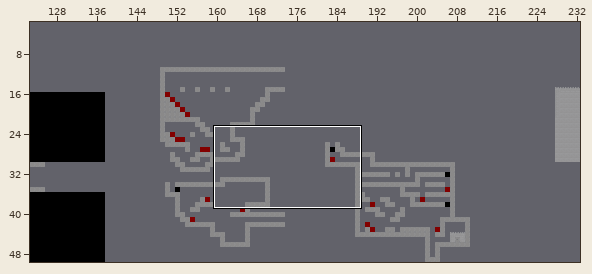
Tiled map: map/map04.tmx. Above: a wide view before the commit, with the close-up outlined.
Close-up. Earlier state:
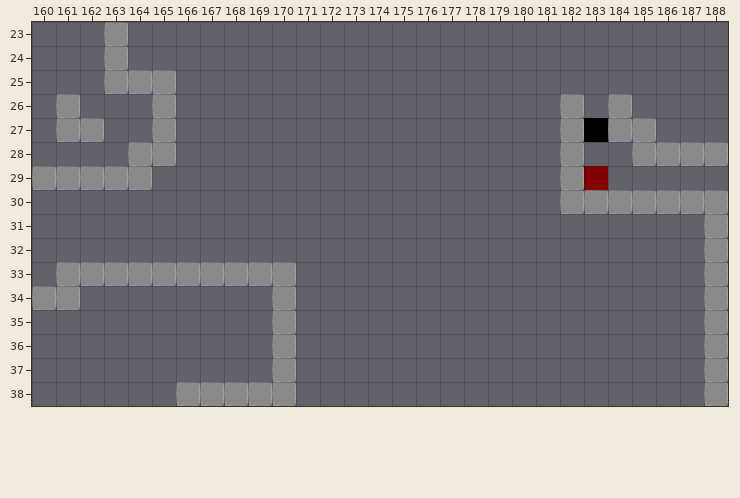
Cells are 70x70 px. Shown: x 160..188, y 23..38. The commit also changed other parts of the map, which this record leaves out.
Once edited:
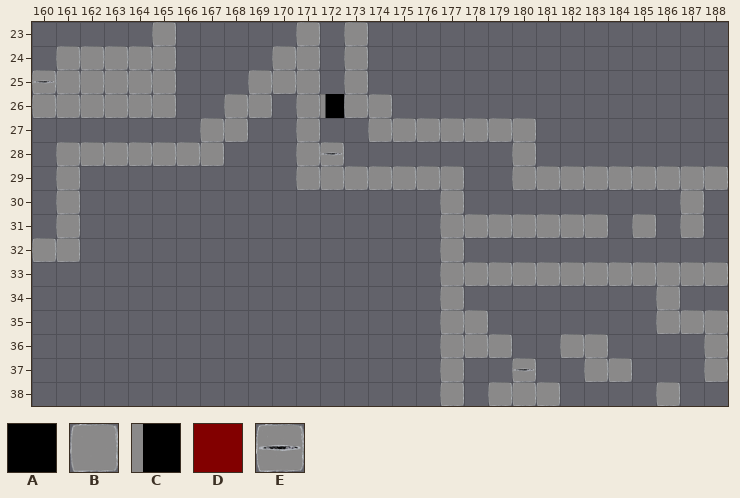
Key: from "blackwhite": A 1; from "blocks": B 4; from "colors": C 3, D 9; from "evileye-ani": E 0.
_ is an empty cell.
Objects are placed by their top-left corner, in cells (3,4 is the top-left corner of cell 3,4); size is 1x1 cell unless given.
From old to new:
Layer "Tile Layer 1":
Tile D becomes tile B in row 29 at x 183.
The author put tile B in row 23 at x 165, 171 and 173; in row 24 at x 161 to 162, 164 to 165, 170 to 171 and 173; in row 25 at x 161 to 162, 169 to 171 and 173; in row 26 at x 160, 162 to 164, 168 to 169, 171 and 173 to 174; in row 27 at x 167 to 168, 171 and 174 to 180; in row 28 at x 161 to 163, 166 to 167, 171 and 180.
The author put tile B in row 29 at x 171 to 177, 180 to 181 and 184 to 188; in row 30 at x 161 and 177; in row 31 at x 161, 177 to 183, 185 and 187; in row 32 at x 160 to 161 and 177; in row 33 at x 177 to 187; in row 34 at x 177 and 186.
The author put tile B in row 35 at x 177 to 178 and 186 to 187; in row 36 at x 177 to 179 and 182 to 183; in row 37 at x 177 and 183 to 184; in row 38 at x 177, 179 to 181 and 186.
Tile A is removed in row 27 at x 183.
Tile B is removed in row 23 at x 163; in row 26 at x 182 and 184; in row 27 at x 161 to 162, 165, 182 and 184 to 185; in row 28 at x 182 and 185 to 188; in row 29 at x 160 and 162 to 164; in row 30 at x 182 to 186 and 188.
Tile B is removed in rows 31 to 32 at x 188; in row 33 at x 161 to 170; in row 34 at x 160 to 161, 170 and 188; in rows 35 to 37 at x 170; in row 38 at x 166 to 170 and 188.
Layer "Evil Boxes":
A new object: E "evilbox" at 160,25.
A new object: E "evilbox" at 172,28.
A new object: E "evilbox" at 180,37.
Layer "Checkpoints":
A new object: C "checkpoint" at 172,26.
Pixel boxes of the changes (left, top, right, bottom) in both close-ups:
changed: (32, 22, 728, 406)
